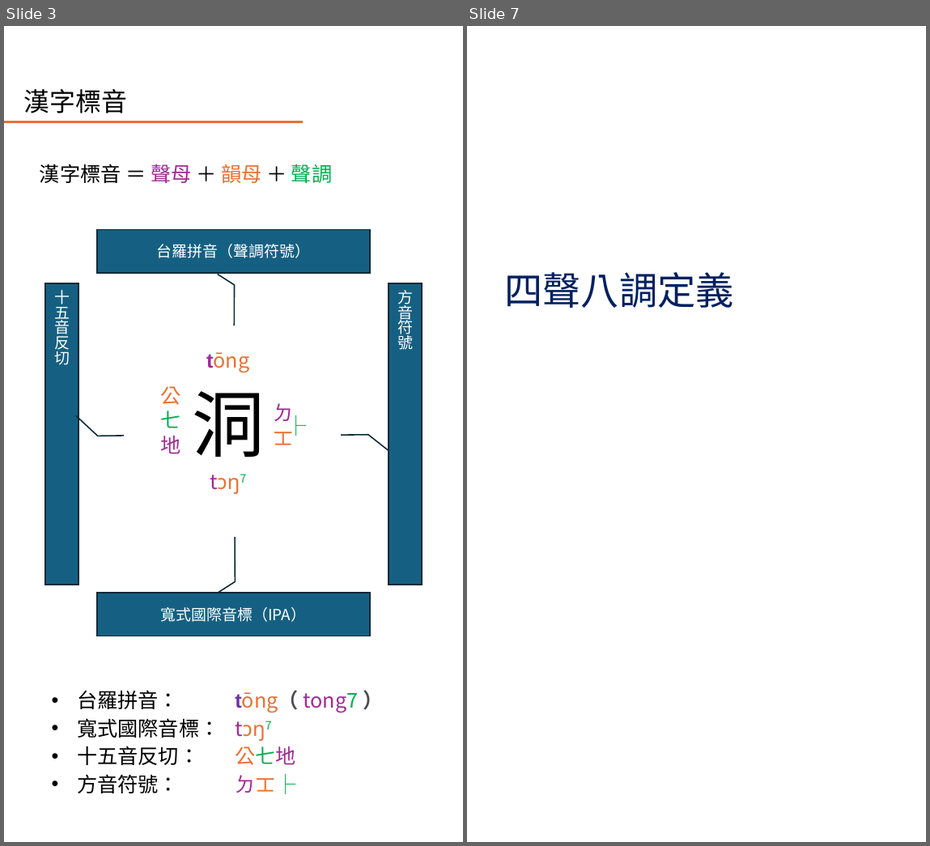
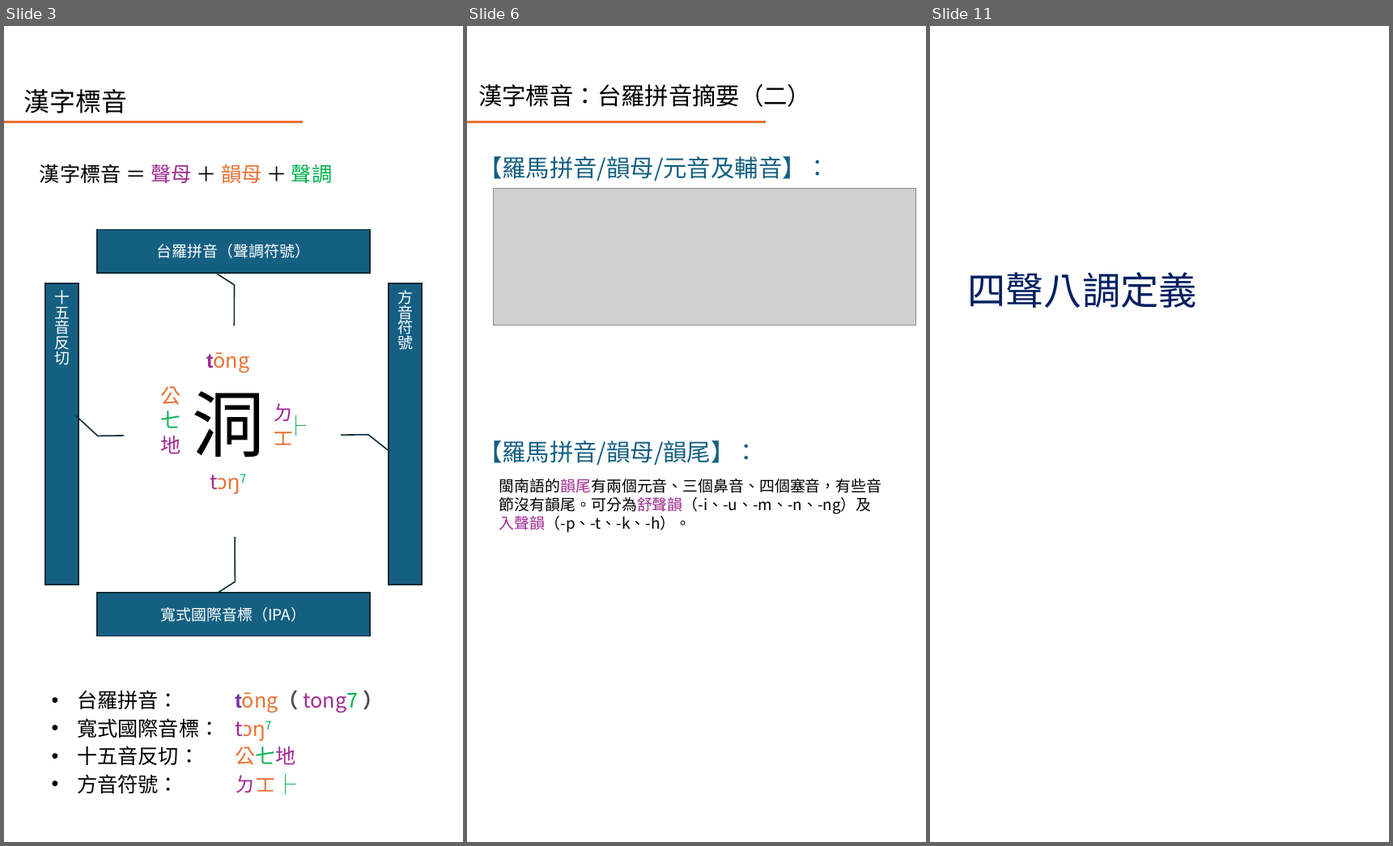
Before and after one commit to AlanJui/Piau-Im, a slide deck: Documents/十五音教材/閩南語之四聲八調與變調規則.pptx. Shown side by side, each under a label of ours: slides 3 and 7 before the commit, slides 3, 6 and 11 after it; the slides between them are not shown. The pictures are 930x846 and 1393x846 pixels, drawn with LibreOffice and Linux fonts; fonts in the diff are those of the drawing; grey boxes stand for pictures. Boxes give left, top, right and bottom in pixels: in the first picture for what was removed or moved away, otherwise in the second. Text is boxed around its words. In the diff, an @@ line names an element or a change of style, - is before the commit and + after.

```diff
--- a/Documents/十五音教材/閩南語之四聲八調與變調規則.pptx
+++ b/Documents/十五音教材/閩南語之四聲八調與變調規則.pptx
@@ slide 6 added at [467, 26, 926, 842], background #FFFFFF; not listed: 1 template element that a slide beside it also shows @@
@@ title added at [478, 84, 811, 107], 28 pt, text #000000 @@
+漢字標音：台羅拼音摘要（二）
@@ text added at [478, 156, 830, 182], 28 pt, text #156082 @@
+【羅馬拼音/韻母/元音及輔音】：
@@ picture added at [494, 188, 916, 325] @@
@@ text added at [478, 441, 759, 466], 28 pt, text #156082 @@
+【羅馬拼音/韻母/韻尾】：
@@ text added at [499, 479, 882, 533], 18 pt, text #000000 @@
+閩南語的韻尾有兩個元音、三個鼻音、四個塞音，有些音節沒有韻尾。可分為舒聲韻（-i、-u、-m、-n、-ng）及
+入聲韻（-p、-t、-k、-h）。
@@ what was slide 7 is now slide 11 @@
```
Also in this commit, not shown: 4 slides changed, 5 other slides added, 27 other files.
